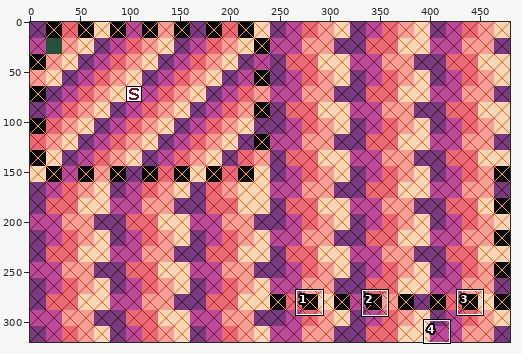
Pixel-art file: modules/opal/examples/data/TestLevel.aseprite. Above: a wide view before the commit, with the close-up outlined.
Close-up. Old version:
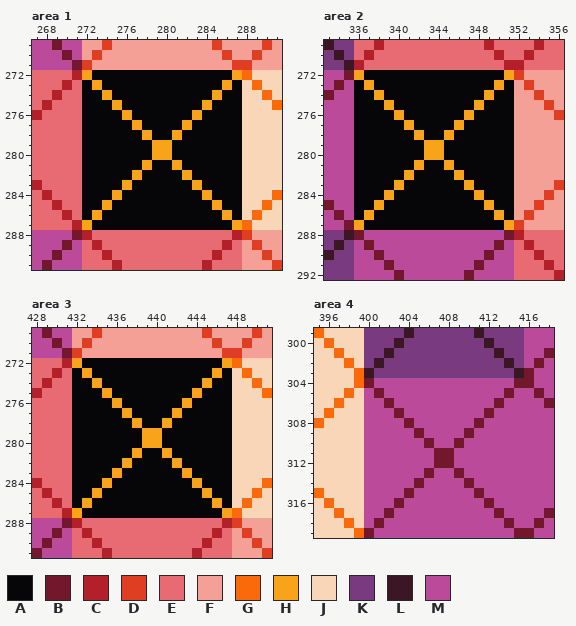
480x320 pixels, 1 frame. Shown: area 1: x 267..291, y 269..291; area 2: x 333..356, y 269..292; area 3: x 428..451, y 269..291; area 4: x 395..418, y 299..319. The commit also changed other parts of the picture, which this record leaves out.
Visible layers, top first: "Spawns", "Solids", "Background".
Palette (. is transparent): A #060608  B #73172d  C #b4202a  D #df3e23  E #e86a73  F #f5a097  G #fa6a0a  H #f9a31b  J #fad6b8  K #793a80  L #3b1725  M #bc4a9b
Pixels before, area 1, first column x 267:
269 MMBMMFFDFFFFFFFFFFDFFFFDF
270 MMMBMFDFFFFFFFFFFFFDFFDFF
271 MMMMBDFFFFFFFFFFFFFFDDFFF
272 EEEECHAAAAAAAAAAAAAAHGJJJ
273 EEECEAHAAAAAAAAAAAAHAJGJJ
274 EECEEAAHAAAAAAAAAAHAAJJGJ
275 ECEEEAAAHAAAAAAAAHAAAJJJG
276 CEEEEAAAAHAAAAAAHAAAAJJJJ
277 EEEEEAAAAAHAAAAHAAAAAJJJJ
278 EEEEEAAAAAAHAAHAAAAAAJJJJ
279 EEEEEAAAAAAAHHAAAAAAAJJJJ
280 EEEEEAAAAAAAHHAAAAAAAJJJJ
281 EEEEEAAAAAAHAAHAAAAAAJJJJ
282 EEEEEAAAAAHAAAAHAAAAAJJJJ
283 CEEEEAAAAHAAAAAAHAAAAJJJJ
284 ECEEEAAAHAAAAAAAAHAAAJJJG
285 EECEEAAHAAAAAAAAAAHAAJJGJ
286 EEECEAHAAAAAAAAAAAAHAJGJJ
287 EEEECHAAAAAAAAAAAAAAHGJJJ
288 MMMMBCEEEEEEEEEEEEEECDFFF
289 MMMBMECEEEEEEEEEEEECEFDFF
290 MMBMMEECEEEEEEEEEECEEFFDF
291 MBMMMEEECEEEEEEEECEEEFFFD
Pixels before, area 2, first column x 333:
269 LKKEECEEEEEEEEEECEEEECEE
270 KLKECEEEEEEEEEEEECEECEEE
271 KKLCEEEEEEEEEEEEEECCEEEE
272 MMBHAAAAAAAAAAAAAAHDFFFF
273 MBMAHAAAAAAAAAAAAHAFDFFF
274 BMMAAHAAAAAAAAAAHAAFFDFF
275 MMMAAAHAAAAAAAAHAAAFFFDF
276 MMMAAAAHAAAAAAHAAAAFFFFD
277 MMMAAAAAHAAAAHAAAAAFFFFF
278 MMMAAAAAAHAAHAAAAAAFFFFF
279 MMMAAAAAAAHHAAAAAAAFFFFF
280 MMMAAAAAAAHHAAAAAAAFFFFF
281 MMMAAAAAAHAAHAAAAAAFFFFF
282 MMMAAAAAHAAAAHAAAAAFFFFF
283 MMMAAAAHAAAAAAHAAAAFFFFD
284 MMMAAAHAAAAAAAAHAAAFFFDF
285 BMMAAHAAAAAAAAAAHAAFFDFF
286 MBMAHAAAAAAAAAAAAHAFDFFF
287 MMBHAAAAAAAAAAAAAAHDFFFF
288 KKLBMMMMMMMMMMMMMMBCEEEE
289 KLKMBMMMMMMMMMMMMBMECEEE
290 LKKMMBMMMMMMMMMMBMMEECEE
291 KKKMMMBMMMMMMMMBMMMEEECE
292 KKKMMMMBMMMMMMBMMMMEEEEC
Pixels before, area 3, first column x 428:
269 MBMMFFDFFFFFFFFFFDFFFFDF
270 MMBMFDFFFFFFFFFFFFDFFDFF
271 MMMBDFFFFFFFFFFFFFFDDFFF
272 EEECHAAAAAAAAAAAAAAHGJJJ
273 EECEAHAAAAAAAAAAAAHAJGJJ
274 ECEEAAHAAAAAAAAAAHAAJJGJ
275 CEEEAAAHAAAAAAAAHAAAJJJG
276 EEEEAAAAHAAAAAAHAAAAJJJJ
277 EEEEAAAAAHAAAAHAAAAAJJJJ
278 EEEEAAAAAAHAAHAAAAAAJJJJ
279 EEEEAAAAAAAHHAAAAAAAJJJJ
280 EEEEAAAAAAAHHAAAAAAAJJJJ
281 EEEEAAAAAAHAAHAAAAAAJJJJ
282 EEEEAAAAAHAAAAHAAAAAJJJJ
283 EEEEAAAAHAAAAAAHAAAAJJJJ
284 CEEEAAAHAAAAAAAAHAAAJJJG
285 ECEEAAHAAAAAAAAAAHAAJJGJ
286 EECEAHAAAAAAAAAAAAHAJGJJ
287 EEECHAAAAAAAAAAAAAAHGJJJ
288 MMMBCEEEEEEEEEEEEEECDFFF
289 MMBMECEEEEEEEEEEEECEFDFF
290 MBMMEECEEEEEEEEEECEEFFDF
291 BMMMEEECEEEEEEEECEEEFFFD
Pixels before, area 4, first column x 395:
299 GJJJJKKKKLKKKKKKLKKKKMMM
300 JGJJJKKKLKKKKKKKKLKKKMMM
301 JJGJJKKLKKKKKKKKKKLKKMMB
302 JJJGJKLKKKKKKKKKKKKLKMBM
303 JJJJGLKKKKKKKKKKKKKKLBMM
304 JJJJGBMMMMMMMMMMMMMMBBMM
305 JJJGJMBMMMMMMMMMMMMBMMBM
306 JJGJJMMBMMMMMMMMMMBMMMMB
307 JGJJJMMMBMMMMMMMMBMMMMMM
308 GJJJJMMMMBMMMMMMBMMMMMMM
309 JJJJJMMMMMBMMMMBMMMMMMMM
310 JJJJJMMMMMMBMMBMMMMMMMMM
311 JJJJJMMMMMMMBBMMMMMMMMMM
312 JJJJJMMMMMMMBBMMMMMMMMMM
313 JJJJJMMMMMMBMMBMMMMMMMMM
314 JJJJJMMMMMBMMMMBMMMMMMMM
315 GJJJJMMMMBMMMMMMBMMMMMMM
316 JGJJJMMMBMMMMMMMMBMMMMMM
317 JJGJJMMBMMMMMMMMMMBMMMMB
318 JJJGJMBMMMMMMMMMMMMBMMBM
319 JJJJGBMMMMMMMMMMMMMMBBMM
After:
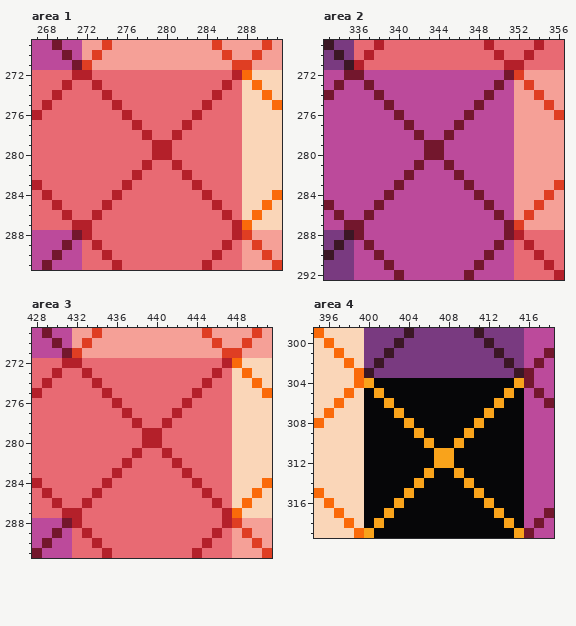
The edit:
Changed rows in their new state; - is an unchanged pixel.
Area 1, layer "Solids":
first column x 272:
272 CEEEEEEEEEEEEEEC
273 ECEEEEEEEEEEEECE
274 EECEEEEEEEEEECEE
275 EEECEEEEEEEECEEE
276 EEEECEEEEEECEEEE
277 EEEEECEEEECEEEEE
278 EEEEEECEECEEEEEE
279 EEEEEEECCEEEEEEE
280 EEEEEEECCEEEEEEE
281 EEEEEECEECEEEEEE
282 EEEEECEEEECEEEEE
283 EEEECEEEEEECEEEE
284 EEECEEEEEEEECEEE
285 EECEEEEEEEEEECEE
286 ECEEEEEEEEEEEECE
287 CEEEEEEEEEEEEEEC
Area 2, layer "Solids":
first column x 336:
272 BMMMMMMMMMMMMMMB
273 MBMMMMMMMMMMMMBM
274 MMBMMMMMMMMMMBMM
275 MMMBMMMMMMMMBMMM
276 MMMMBMMMMMMBMMMM
277 MMMMMBMMMMBMMMMM
278 MMMMMMBMMBMMMMMM
279 MMMMMMMBBMMMMMMM
280 MMMMMMMBBMMMMMMM
281 MMMMMMBMMBMMMMMM
282 MMMMMBMMMMBMMMMM
283 MMMMBMMMMMMBMMMM
284 MMMBMMMMMMMMBMMM
285 MMBMMMMMMMMMMBMM
286 MBMMMMMMMMMMMMBM
287 BMMMMMMMMMMMMMMB
Area 3, layer "Solids":
first column x 432:
272 CEEEEEEEEEEEEEEC
273 ECEEEEEEEEEEEECE
274 EECEEEEEEEEEECEE
275 EEECEEEEEEEECEEE
276 EEEECEEEEEECEEEE
277 EEEEECEEEECEEEEE
278 EEEEEECEECEEEEEE
279 EEEEEEECCEEEEEEE
280 EEEEEEECCEEEEEEE
281 EEEEEECEECEEEEEE
282 EEEEECEEEECEEEEE
283 EEEECEEEEEECEEEE
284 EEECEEEEEEEECEEE
285 EECEEEEEEEEEECEE
286 ECEEEEEEEEEEEECE
287 CEEEEEEEEEEEEEEC
Area 4, layer "Solids":
first column x 400:
304 HAAAAAAAAAAAAAAH
305 AHAAAAAAAAAAAAHA
306 AAHAAAAAAAAAAHAA
307 AAAHAAAAAAAAHAAA
308 AAAAHAAAAAAHAAAA
309 AAAAAHAAAAHAAAAA
310 AAAAAAHAAHAAAAAA
311 AAAAAAAHHAAAAAAA
312 AAAAAAAHHAAAAAAA
313 AAAAAAHAAHAAAAAA
314 AAAAAHAAAAHAAAAA
315 AAAAHAAAAAAHAAAA
316 AAAHAAAAAAAAHAAA
317 AAHAAAAAAAAAAHAA
318 AHAAAAAAAAAAAAHA
319 HAAAAAAAAAAAAAAH
Boxes around the changes in both close-ups, in picture pixels (x1, y1, x2, y2):
changed: (82, 70, 242, 230)
changed: (354, 70, 514, 230)
changed: (72, 358, 232, 518)
changed: (364, 378, 524, 538)
